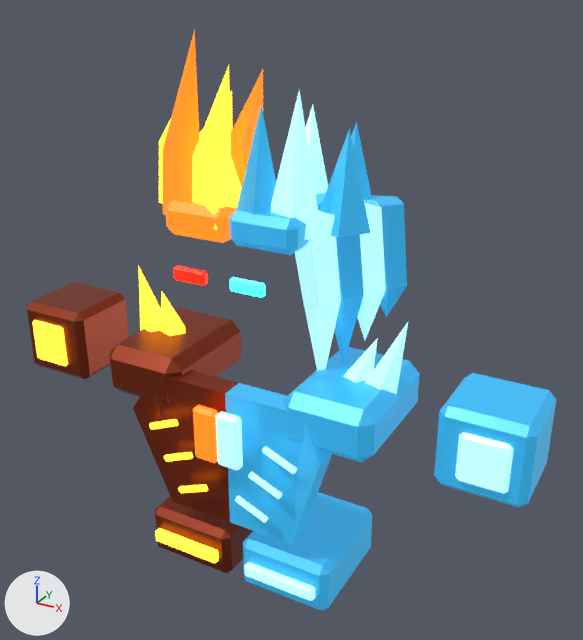
What one commit did to the Blender file dist/city-assets/solara-frost.blend.
Camera for both pictures: a camera (50 mm lens) standing at (1.322, -2.175, 3.312) and looking at (0.095, 0.056, 2.196). Lighting does not change. The marker at lower left points along +X, +Y and +Z. The picture after the commit comes second.

The older version as bpy lines, for what is in view:
```python
ob_armor_fire = bpy.data.objects.new('armor_fire', me_fire_cuirass)
ob_armor_fire.location = (0.0, 0.0, 0.0)
ob_armor_ice = bpy.data.objects.new('armor_ice', me_ice_cuirass)
ob_armor_ice.location = (0.0, 0.0, 0.0)
ob_cuff_fire = bpy.data.objects.new('cuff_fire', me_cube_007)
ob_cuff_fire.location = (0.0, 0.0, 0.0)
ob_cuff_ice = bpy.data.objects.new('cuff_ice', me_cube_015)
ob_cuff_ice.location = (0.0, 0.0, 0.0)
ob_hip_fire = bpy.data.objects.new('hip_fire', me_cube_004)
ob_hip_fire.location = (0.0, 0.0, 0.0)
ob_hip_ice = bpy.data.objects.new('hip_ice', me_cube_012)
ob_hip_ice.location = (0.0, 0.0, 0.0)
ob_ice_hair = bpy.data.objects.new('ice_hair', me_cube_018)
ob_ice_hair.location = (0.0, 0.0, 0.0)
ob_shoulder_fire = bpy.data.objects.new('shoulder_fire', me_cube_006)
ob_shoulder_fire.location = (0.0, 0.0, 0.0)
ob_shoulder_ice = bpy.data.objects.new('shoulder_ice', me_cube_014)
ob_shoulder_ice.location = (0.0, 0.0, 0.0)
# also in view: 'fire_hair' at (-0.194, 0.045, 2.83); 'crest' at (0.0, -0.278, 1.88)
```
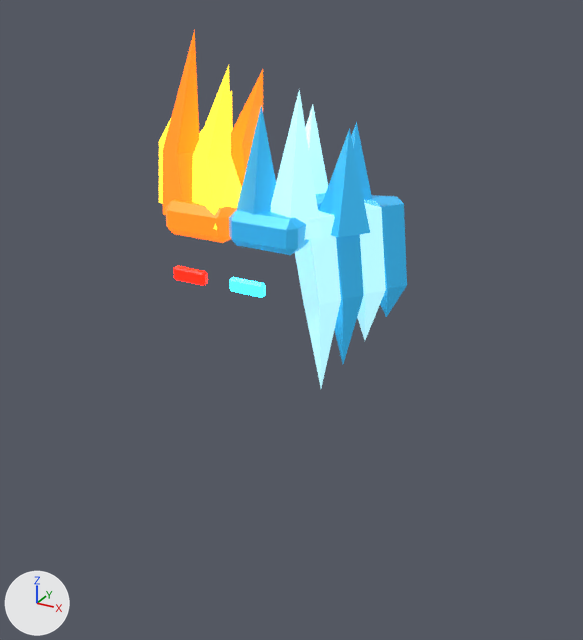
Commit message: Use Volt Rush shared body for Solara and remove separate armor silhouette

Edits to the bpy script that builds the scene:
```text
Remove ob_armor_fire:
    ob_armor_fire = bpy.data.objects.new('armor_fire', me_fire_cuirass)
    ob_armor_fire.location = (0.0, 0.0, 0.0)
Remove ob_hip_fire:
    ob_hip_fire = bpy.data.objects.new('hip_fire', me_cube_004)
    ob_hip_fire.location = (0.0, 0.0, 0.0)
Remove ob_shoulder_fire:
    ob_shoulder_fire = bpy.data.objects.new('shoulder_fire', me_cube_006)
    ob_shoulder_fire.location = (0.0, 0.0, 0.0)
Remove ob_cuff_fire:
    ob_cuff_fire = bpy.data.objects.new('cuff_fire', me_cube_007)
    ob_cuff_fire.location = (0.0, 0.0, 0.0)
Remove ob_armor_ice:
    ob_armor_ice = bpy.data.objects.new('armor_ice', me_ice_cuirass)
    ob_armor_ice.location = (0.0, 0.0, 0.0)
Remove ob_hip_ice:
    ob_hip_ice = bpy.data.objects.new('hip_ice', me_cube_012)
    ob_hip_ice.location = (0.0, 0.0, 0.0)
Remove ob_shoulder_ice:
    ob_shoulder_ice = bpy.data.objects.new('shoulder_ice', me_cube_014)
    ob_shoulder_ice.location = (0.0, 0.0, 0.0)
Remove ob_cuff_ice:
    ob_cuff_ice = bpy.data.objects.new('cuff_ice', me_cube_015)
    ob_cuff_ice.location = (0.0, 0.0, 0.0)
Remove ob_crest:
    ob_crest = bpy.data.objects.new('crest', me_cube_021)
    ob_crest.location = (0.0, 0.0, 0.0)
```

Boxes [x1, y1, x2, y2] around the edits, measured in the pictures (583 x 640 px):
'cuff_ice', deleted: before [434, 373, 556, 508]
'shoulder_ice', deleted: before [283, 321, 420, 462]
'armor_ice', deleted: before [225, 383, 332, 545]
'hip_ice', deleted: before [243, 492, 372, 611]
'shoulder_fire', deleted: before [109, 265, 241, 403]
'armor_fire', deleted: before [133, 370, 238, 522]
'cuff_fire', deleted: before [27, 282, 129, 380]
'hip_fire', deleted: before [154, 496, 253, 573]
'crest', deleted: before [193, 404, 243, 471]
